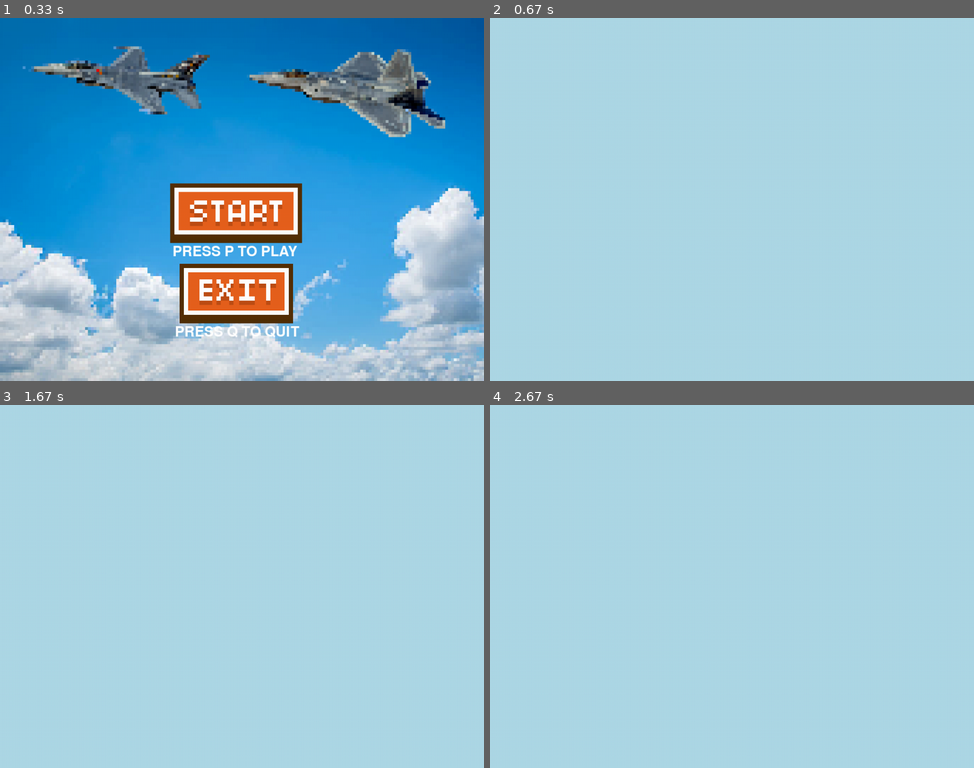
Above: before the commit, frames 1-4 (two rows, left to right).
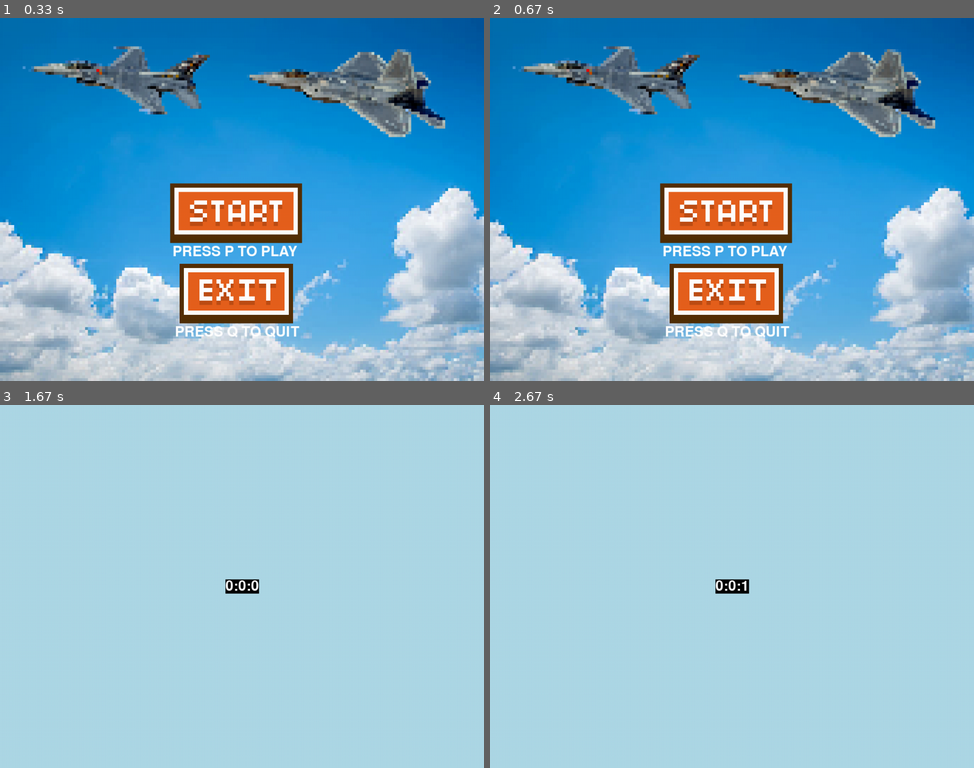
Above: after the commit, the same moments.

Repository: NezirNezirevic1054620/pygame_app
Game: pygame game, started from game.py
Two runs of this game, one before a commit and one after it. Both use one fixed random seed, a clock stepped at 60 frames per second and the inputs below.
Inputs:
- Up to frame 1 (0.33 s): no input
- Up to frame 2 (0.67 s): hold P from 0.33 s (still down)
- Up to frame 3 (1.67 s): release P at 0.8 s
- Up to frame 4 (2.67 s): no input

Frame 1 is identical in both runs. In frame 2, 93% of the frame differs, in the area x 0-100%, y 0-100%; in frame 3, 0.3%; in frame 4, 0.3%.

Commit message:
added ticking clock

Diff:
--- a/classes/button.py
+++ b/classes/button.py
@@ -1,8 +1,8 @@
-class Butoon:
+class Button:
     def __init__(self, image, x_position, y_position):
         self.image = image
         self.x_position = x_position
         self.y_position = y_position
 
-    def draw():
+    def draw(self):
         pass
--- a/game.py
+++ b/game.py
@@ -37,9 +37,18 @@
                 halting = True
                 break
             if event.key == pygame.K_p:
-                screen.start_game_screen(canvas=canvas)
+                screen.start_game_screen(
+                    canvas=canvas,
+                    font=font,
+                    SCREEN_HEIGHT=SCREEN_HEIGHT,
+                    SCREEN_WIDTH=SCREEN_WIDTH,
+                )
             if event.key == pygame.K_m:
-                screen.start_screen(canvas=canvas, font=font, text_color=text_color)
+                screen.start_screen(
+                    canvas=canvas,
+                    font=font,
+                    text_color=text_color,
+                )
                 pass
             if event.key == pygame.K_l:
                 screen.game_over_screen(
--- a/view/screen.py
+++ b/view/screen.py
@@ -26,9 +26,30 @@
 
 
 # functie om de game te starten
-def start_game_screen(canvas):
+def start_game_screen(canvas, font, SCREEN_WIDTH, SCREEN_HEIGHT):
     canvas.blit(background_image2, (0, 0))
-    pygame.display.flip()
+    done = False
+    hours = 0
+    mins = 0
+    secs = 0
+    text = font.render(f"{hours}:{mins}:{secs}", True, (255, 255, 255), (0, 0, 0))
+    textRect = text.get_rect()
+    textRect.center = SCREEN_WIDTH // 2, SCREEN_HEIGHT // 2
+    clock = pygame.time.Clock()
+
+    while not done:
+        clock.tick(1)
+        secs += 1
+        canvas.blit(text, textRect)
+        if secs == 60:
+            secs = 0
+            mins += 1
+        if mins == 60:
+            mins = 0
+            secs = 0
+            hours += 1
+        text = font.render(f"{hours}:{mins}:{secs}", True, (255, 255, 255), (0, 0, 0))
+        pygame.display.flip()
 
 
 # Functie voor het game-over scherm
Not shown, changed: .gitignore
